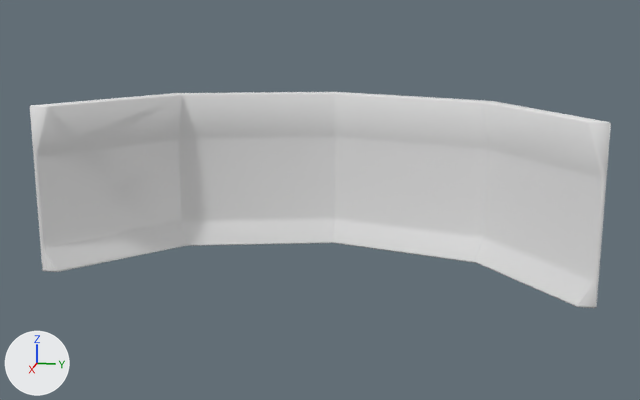
The FBX model Assets/Art/Models/Building/meshes/wallCurve03.fbx as it was, and as the next commit left it.
Camera for both pictures: a camera (50 mm lens) standing at (22.36, -2.85, 8.1) and looking at (-2.29, -7.78, 1.94). Lighting does not change. The marker at lower left points along +X, +Y and +Z. Where no turn or scale is listed for an object, it has been applied to the vertices.

In view in the first picture: 'wallCurve03'.
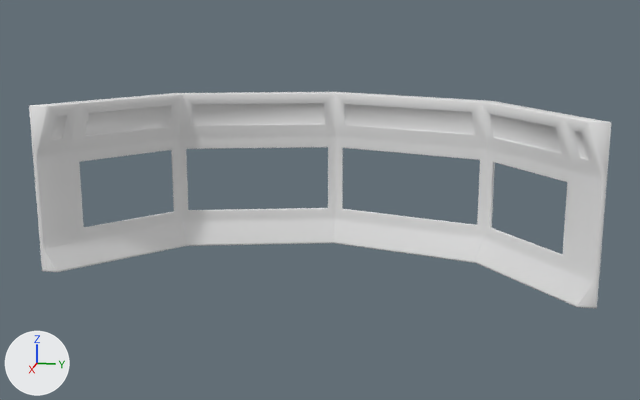
Where the change shows, as pixel boxes (x1, y1, x2, y2) in the pictures (640 x 400 px):
'wallCurve03', reshaped
    before: (30, 92, 611, 308)
    after: (29, 92, 611, 308)
part 1 of me_cylinder_002, built on
    before: (30, 92, 610, 308)
    after: (29, 93, 611, 308)

Diff of the bpy script that builds the scene:
```diff
--- a/Assets/Art/Models/Building/meshes/wallCurve03.fbx.py
+++ b/Assets/Art/Models/Building/meshes/wallCurve03.fbx.py
@@ me_cylinder_002 @@
 # used by ob_wallcurve03; location = (0.0, 0.0, 0.0)
-me_cylinder_002.from_pydata(...)  # 208 vertices, 217 faces; spans x -4.8..0.0, y -15.5..-0.1, z 0.0..4.8
+me_cylinder_002.from_pydata(...)  # 491 vertices, 546 faces; spans x -4.8..0.0, y -15.5..-0.1, z 0.0..4.8
+# me_cylinder_002 part 1: 1 vertex moved within x 0.0, y -15.4, z 0.7; 12 vertices removed from x -3.4..0.0, y -15.4..-0.2, z 0.0..4.8; 295 vertices added at x -4.8..0.0, y -15.5..-0.1, z 0.0..4.8
```
